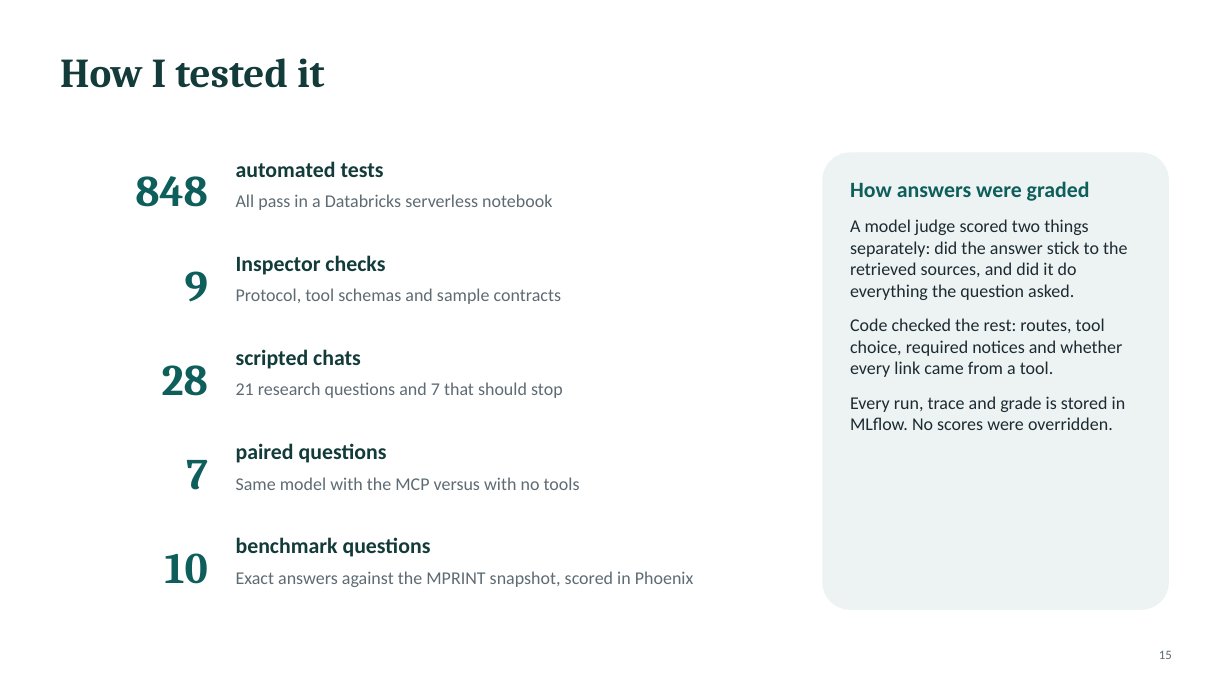
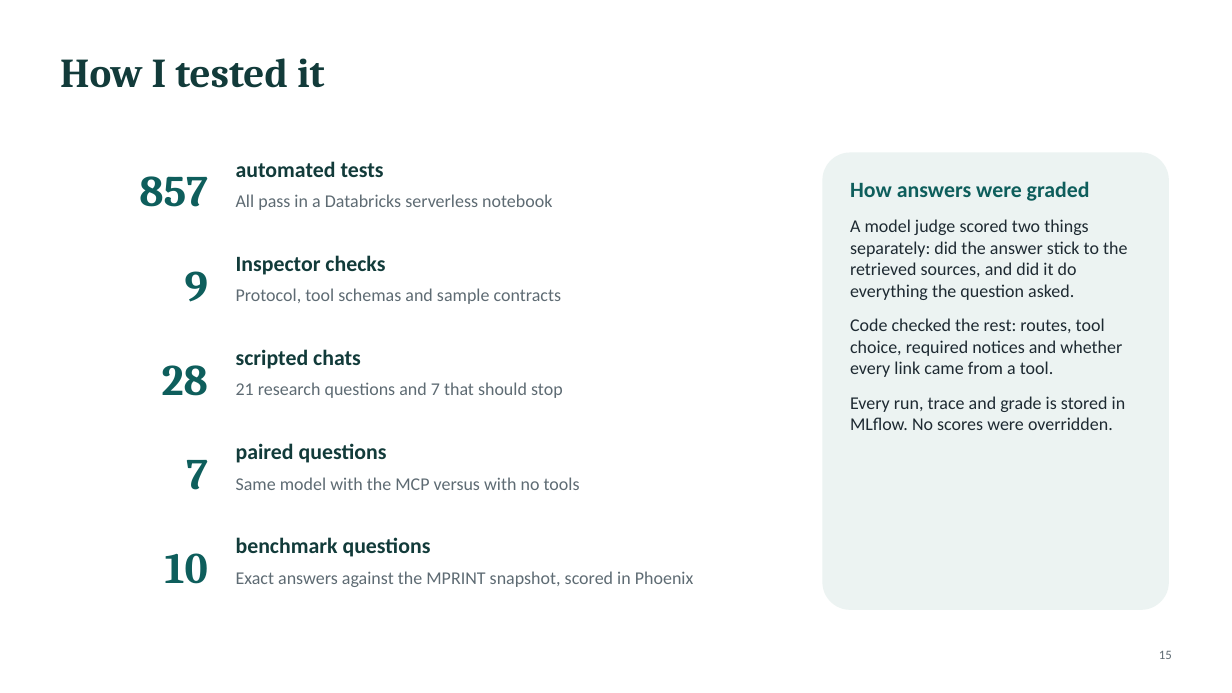
Before and after one commit to gpiat333/Parent-Child-Pharmacology-MCP, a slide deck: slide 15 of presentation/Parent-child Pharmacology MCP — Hackathon deck v3.pptx. Drawn at 1232x693 pixels with LibreOffice and Linux fonts; fonts in the diff are those of the drawing. Boxes give left, top, right and bottom in pixels: in the first picture for what was removed or moved away, otherwise in the second. Text is boxed around its words. In the diff, an @@ line names an element or a change of style, - is before the commit and + after.

```diff
--- a/presentation/Parent-child Pharmacology MCP — Hackathon deck v3.pptx
+++ b/presentation/Parent-child Pharmacology MCP — Hackathon deck v3.pptx
@@ text at (x1=139, y1=176, x2=207, y2=207): text changed @@
-848
+857
```
Also in this commit, not shown: 5 other slides changed, 7 other files.
